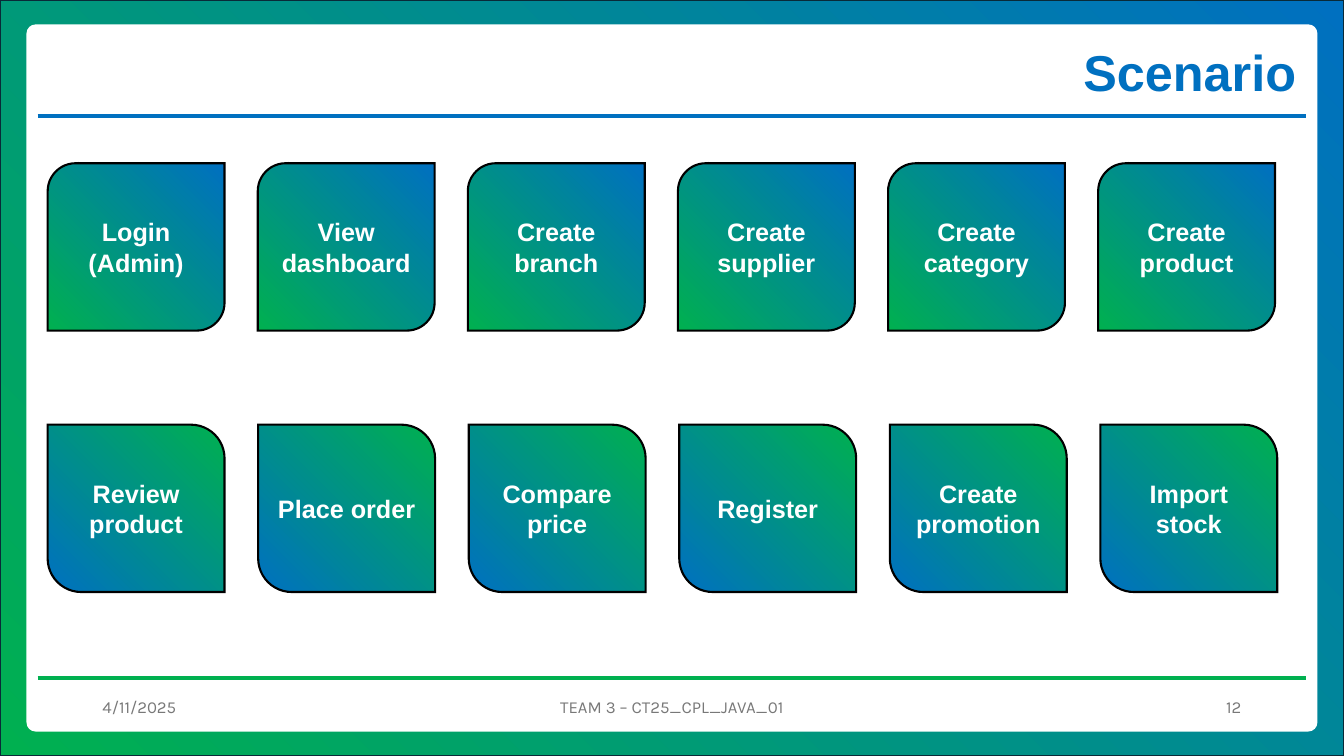
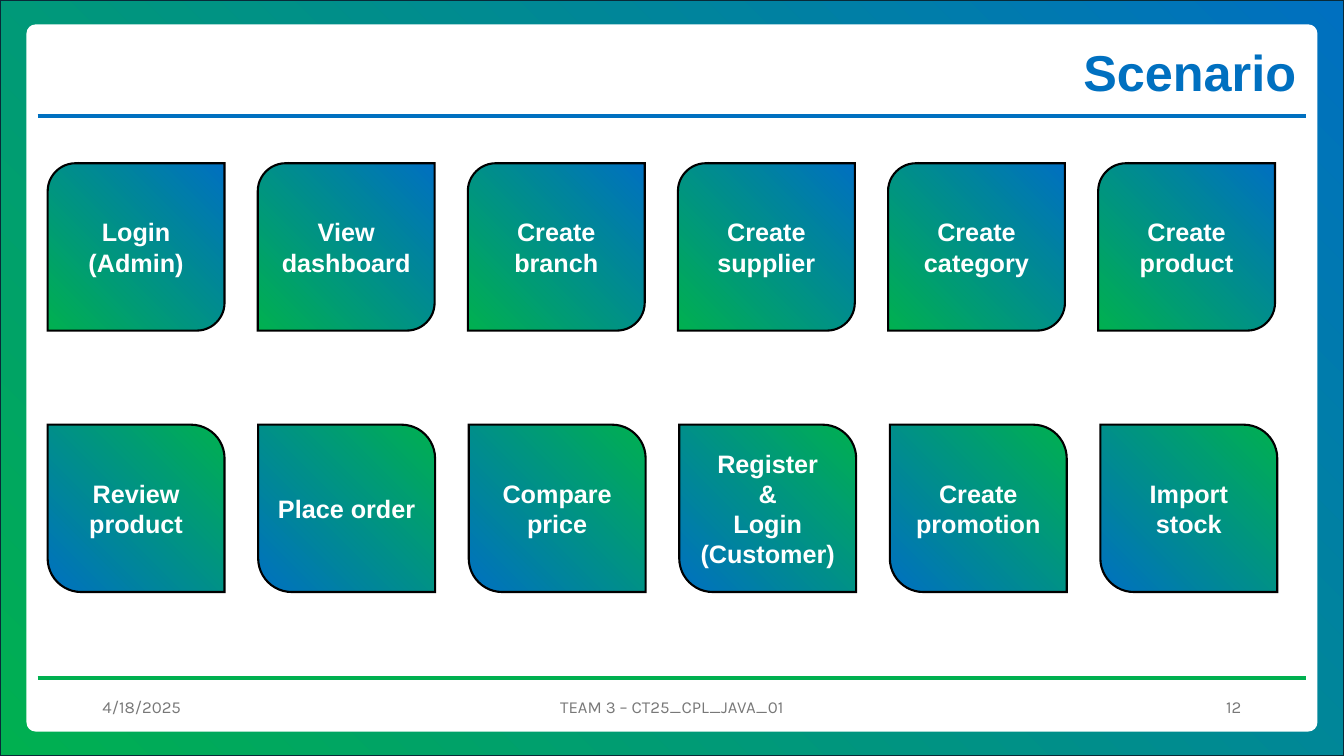
Before and after one commit to lnanh2k4/zentrix, a slide deck: slide 12 of Presentation final.pptx. Drawn at 1344x756 pixels with LibreOffice and Linux fonts; fonts in the diff are those of the drawing; background and template pictures are left out. Boxes give left, top, right and bottom in pixels: in the first picture for what was removed or moved away, otherwise in the second. Text is boxed around its words. In the diff, an @@ line names an element or a change of style, - is before the commit and + after.

```diff
--- a/Presentation final.pptx
+++ b/Presentation final.pptx
@@ text in round diag rect at (x1=701, y1=514, x2=835, y2=569): paragraphs added @@
+&
+Login
+(Customer)
@@ text at (x1=102, y1=701, x2=181, y2=714): text changed @@
-4/11/2025
+4/18/2025
```
Also in this commit, not shown: 13 other slides changed.
